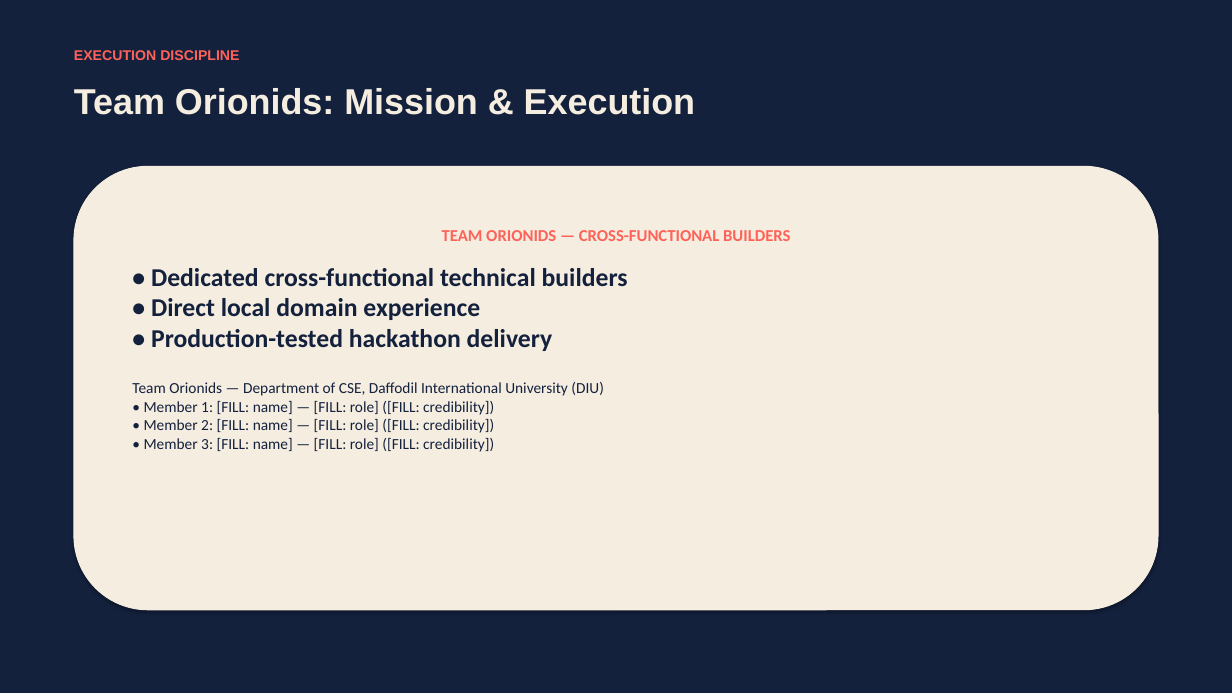
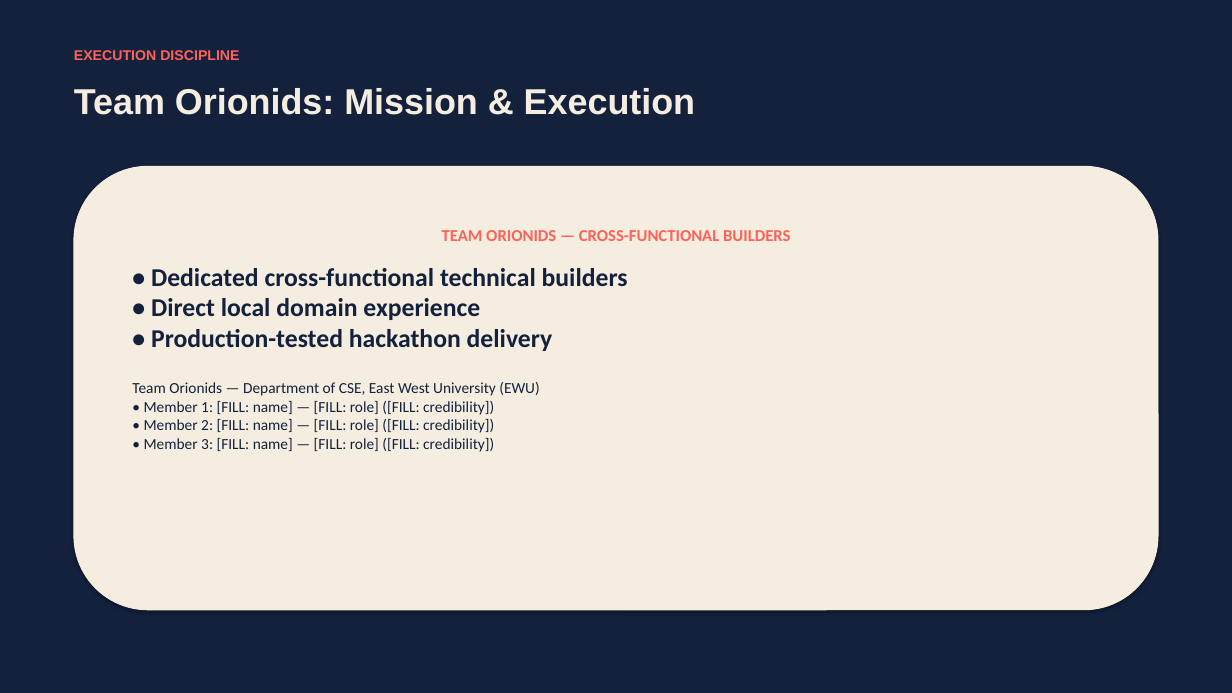
Before and after one commit to rahat4528/prohori-ai, a slide deck: slide 7 of docs/Prohori_AI_Pitch_Deck.pptx. Drawn at 1232x693 pixels with LibreOffice and Linux fonts; fonts in the diff are those of the drawing. Boxes give left, top, right and bottom in pixels: in the first picture for what was removed or moved away, otherwise in the second. Text is boxed around its words. In the diff, an @@ line names an element or a change of style, - is before the commit and + after.

Commit message:
docs: correct academic institution to East West University with DIU as competition host venue

```diff
--- a/docs/Prohori_AI_Pitch_Deck.pptx
+++ b/docs/Prohori_AI_Pitch_Deck.pptx
@@ text in rounded rectangle at [132, 382, 539, 452]: text changed @@
-Team Orionids — Department of CSE, Daffodil International University (DIU)
-• Member 1: [FILL: name] — [FILL: role] ([FILL: credibility])
-• Member 2: [FILL: name] — [FILL: role] ([FILL: credibility])
-• Member 3: [FILL: name] — [FILL: role] ([FILL: credibility])
+Team Orionids — Department of CSE, East West University (EWU)
+• Member 1: [FILL: name] — [FILL: role] ([FILL: credibility])
+• Member 2: [FILL: name] — [FILL: role] ([FILL: credibility])
+• Member 3: [FILL: name] — [FILL: role] ([FILL: credibility])
```
Also in this commit, not shown: 14 other files.
